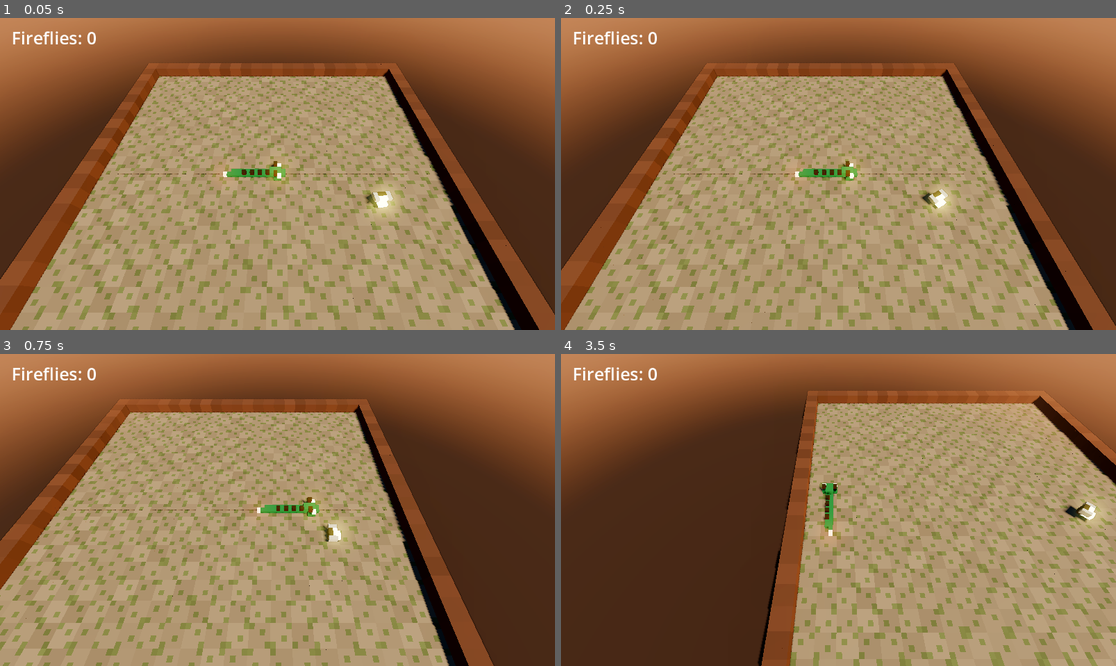
Above: before the commit, frames 1-4 (two rows, left to right).
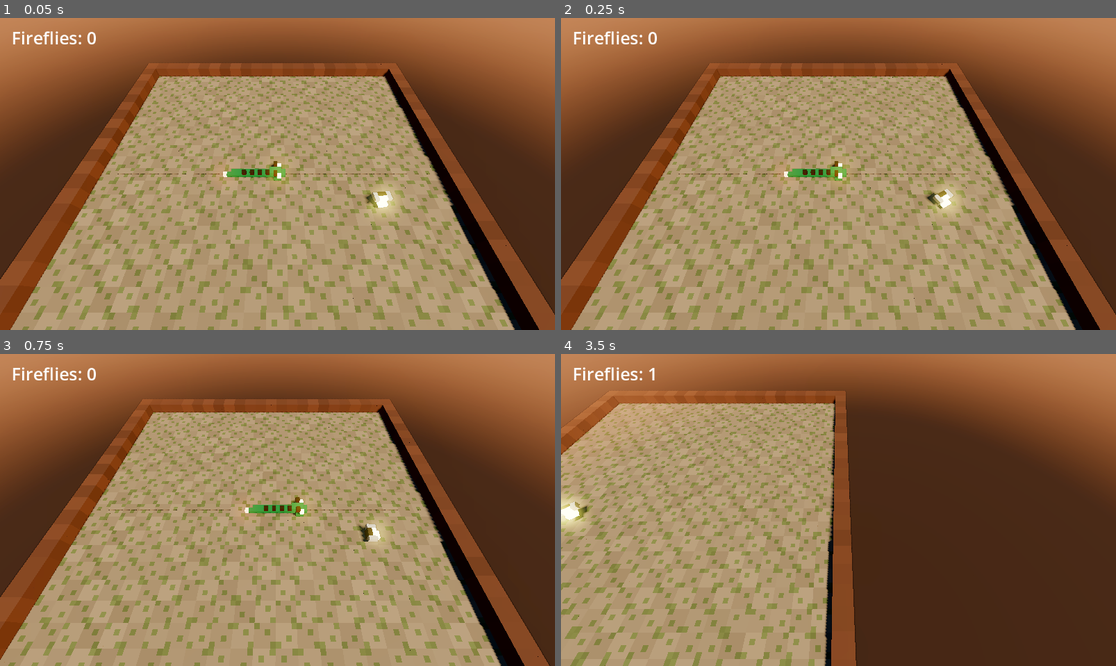
Above: after the commit, the same moments.

Repository: moberdor/d4-starter
Game: Godot game, scene res://main.tscn
Two runs of this game, one before a commit and one after it. Both use one fixed random seed, a clock stepped at 60 frames per second and the inputs below.
Inputs:
- Up to frame 1 (0.05 s): no input
- Up to frame 2 (0.25 s): no input
- Up to frame 3 (0.75 s): hold Right (ui_right) from 0.53 s (still down)
- Up to frame 4 (3.5 s): release Right (ui_right) at 1.28 s; hold Down (ui_down) 1.28-2.03 s; hold Right (ui_right) 2.03-2.78 s; hold Up (ui_up) from 2.78 s (still down)

Frame 1 is identical in both runs. In frame 2, 22% of the frame differs, in the area x 0-100%, y 14-100%; in frame 3, 32%; in frame 4, 82%, in the area x 0-100%, y 4-100%.

Commit message:
[Step 2] nothing moves until the first arrow key

Diff:
--- a/app/main.gd
+++ b/app/main.gd
@@ -31,7 +31,7 @@
 func _unhandled_input(event: InputEvent) -> void:
 	for action in DIRECTIONS:
 		if event.is_action_pressed(action):
-			session.dragon.turn(DIRECTIONS[action])
+			session.turn(DIRECTIONS[action])
 
 
 func _process(delta: float) -> void:
--- a/core/session.gd
+++ b/core/session.gd
@@ -10,6 +10,7 @@
 var dragon: Dragon
 var firefly: Vector2i
 var score := 0
+var started := false
 var rng := RandomNumberGenerator.new()
 
 
@@ -20,10 +21,17 @@
 	place_firefly()
 
 
+func turn(direction: Vector2i) -> void:
+	started = true
+	dragon.turn(direction)
+
+
 ## One step of the rules. TODO for D4: collisions with the dragon's own body and with
 ## solid tiles (board.is_solid). Each needs the dragon and something else, which is
 ## why they go here rather than in Dragon.tick.
 func tick() -> void:
+	if not started:
+		return
 	dragon.tick()
 	if dragon.body[0] == firefly:
 		score += 1
--- a/tests/session_test.gd
+++ b/tests/session_test.gd
@@ -3,6 +3,7 @@
 
 func test_a_tick_moves_the_dragon_head() -> void:
 	var session := Session.new(Vector2i(10, 10))
+	session.turn(Vector2i.RIGHT)
 	session.tick()
 	assert_eq(session.dragon.body[0], Vector2i(6, 5))
 
@@ -16,6 +17,7 @@
 func test_eating_a_firefly_scores_and_grows_two() -> void:
 	var session := Session.new(Vector2i(20, 20))
 	session.firefly = Vector2i(11, 10)
+	session.turn(Vector2i.RIGHT)
 	for i in 3:
 		session.tick()
 	assert_eq(session.score, 1)
@@ -34,3 +36,14 @@
 	var a := Session.new(Vector2i(20, 20), 7)
 	var b := Session.new(Vector2i(20, 20), 7)
 	assert_eq(a.firefly, b.firefly)
+
+
+func test_nothing_moves_before_the_first_arrow_key() -> void:
+	var session := Session.new(Vector2i(10, 10))
+	var body := session.dragon.body.duplicate()
+	for i in 5:
+		session.tick()
+	assert_eq(session.dragon.body, body)
+	session.turn(Vector2i.UP)
+	session.tick()
+	assert_eq(session.dragon.body[0], Vector2i(5, 4))
